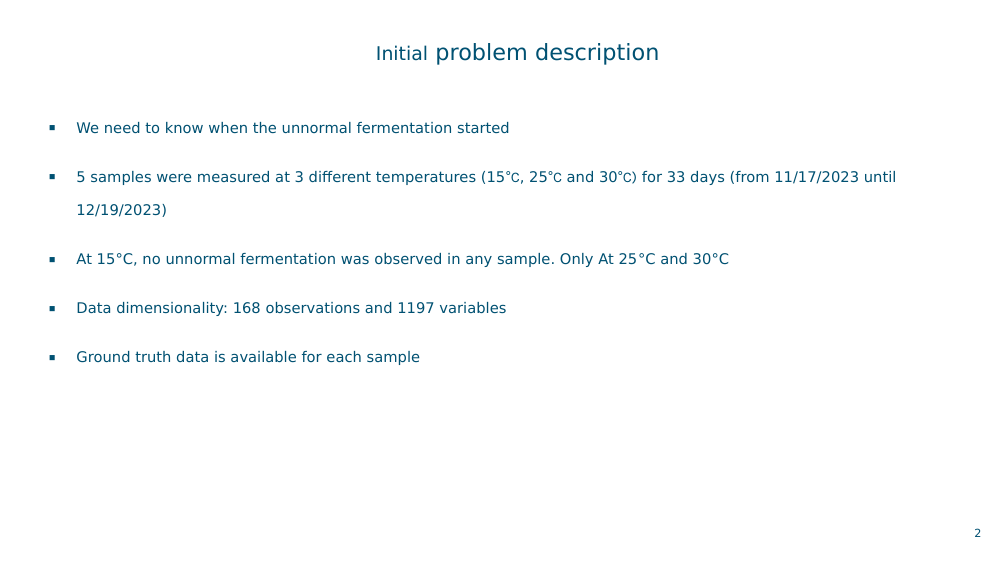
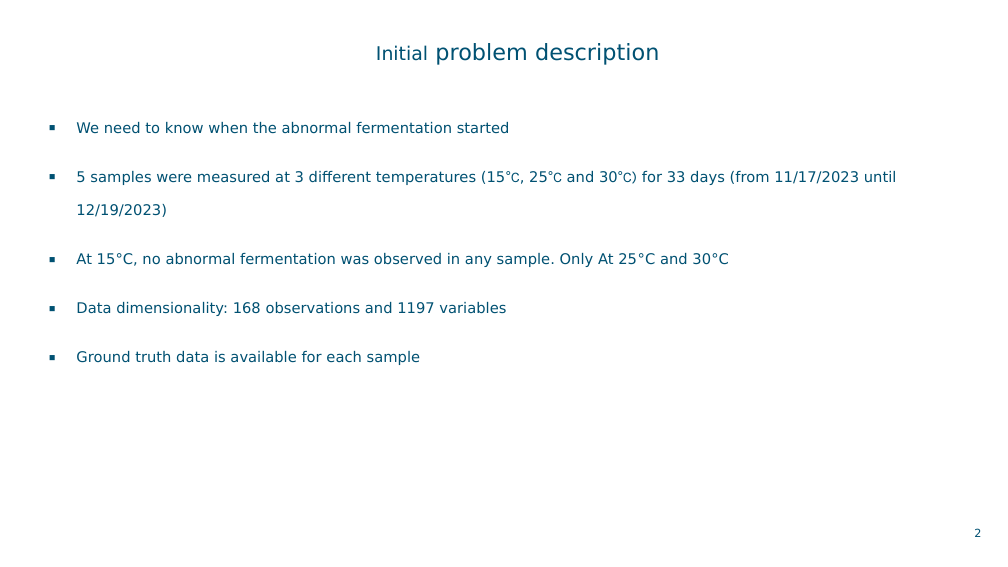
Before and after one commit to MMBDD/Serbia, a slide deck: slide 2 of Brines/PLSDAbrines.pptx. Drawn at 1008x567 pixels with LibreOffice and Linux fonts; fonts in the diff are those of the drawing; background and template pictures are left out. Boxes give left, top, right and bottom in pixels: in the first picture for what was removed or moved away, otherwise in the second. Text is boxed around its words. In the diff, an @@ line names an element or a change of style, - is before the commit and + after.

```diff
--- a/Brines/PLSDAbrines.pptx
+++ b/Brines/PLSDAbrines.pptx
@@ text at (76, 121, 510, 134): text changed @@
-▪ We need to know when the unnormal fermentation started
+▪ We need to know when the abnormal fermentation started
@@ text at (76, 252, 728, 267): text changed @@
-▪ At 15°C, no unnormal fermentation was observed in any sample. Only At 25°C and 30°C
+▪ At 15°C, no abnormal fermentation was observed in any sample. Only At 25°C and 30°C
```
Also in this commit, not shown: 6 other slides changed, 3 other files.
